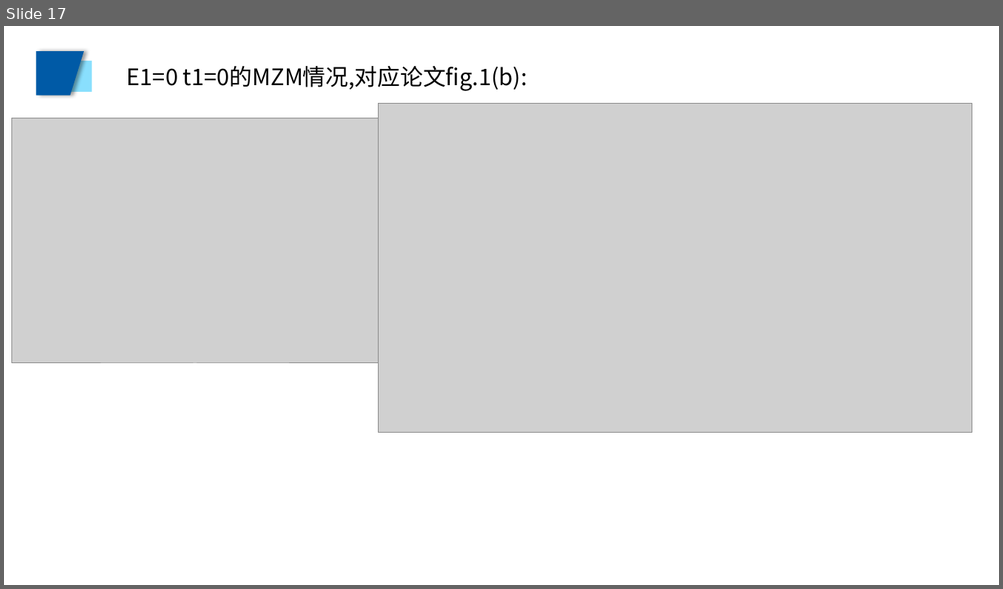
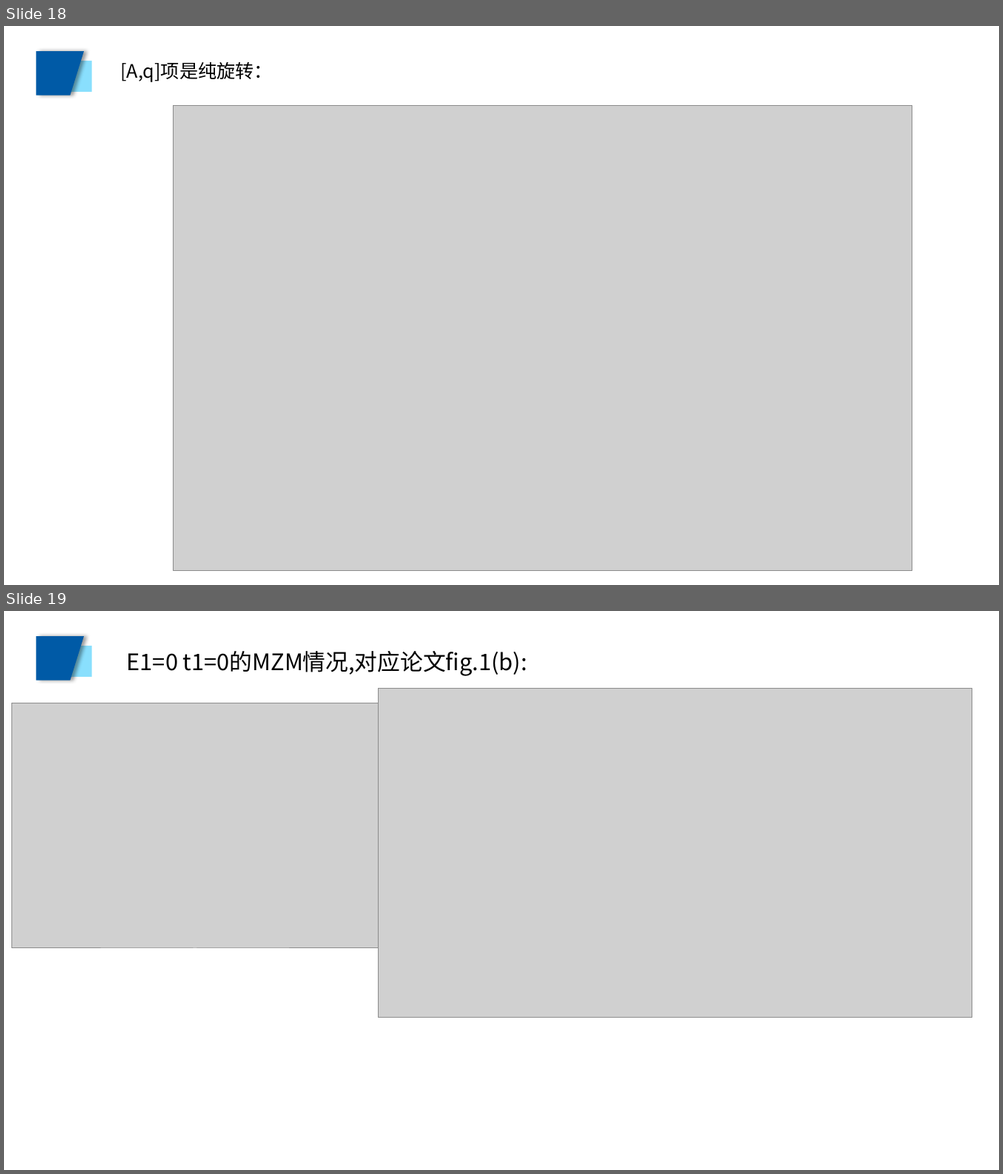
Before and after one commit to Asice-Cloud/quantummmm, a slide deck: ode1/102.pptx. Shown one above the other, each under a label of ours: slide 17 before the commit, slides 18 and 19 after it. The pictures are 1003x589 and 1003x1174 pixels, drawn with LibreOffice and Linux fonts; fonts in the diff are those of the drawing; grey boxes stand for pictures. Boxes give left, top, right and bottom in pixels: in the first picture for what was removed or moved away, otherwise in the second. Text is boxed around its words. In the diff, an @@ line names an element or a change of style, - is before the commit and + after.

```diff
--- a/ode1/102.pptx
+++ b/ode1/102.pptx
@@ slide 18 added at [4, 26, 999, 585], background #FFFFFF; not listed: 2 template elements that a slide beside it also shows @@
@@ text added at [120, 62, 273, 82], 18 pt, text #000000 @@
+[A,q]项是纯旋转：
@@ picture added at [173, 105, 912, 571] @@
@@ what was slide 17 is now slide 19 @@
```
Also in this commit, not shown: 6 slides changed, 4 other slides added, 37 other files.
